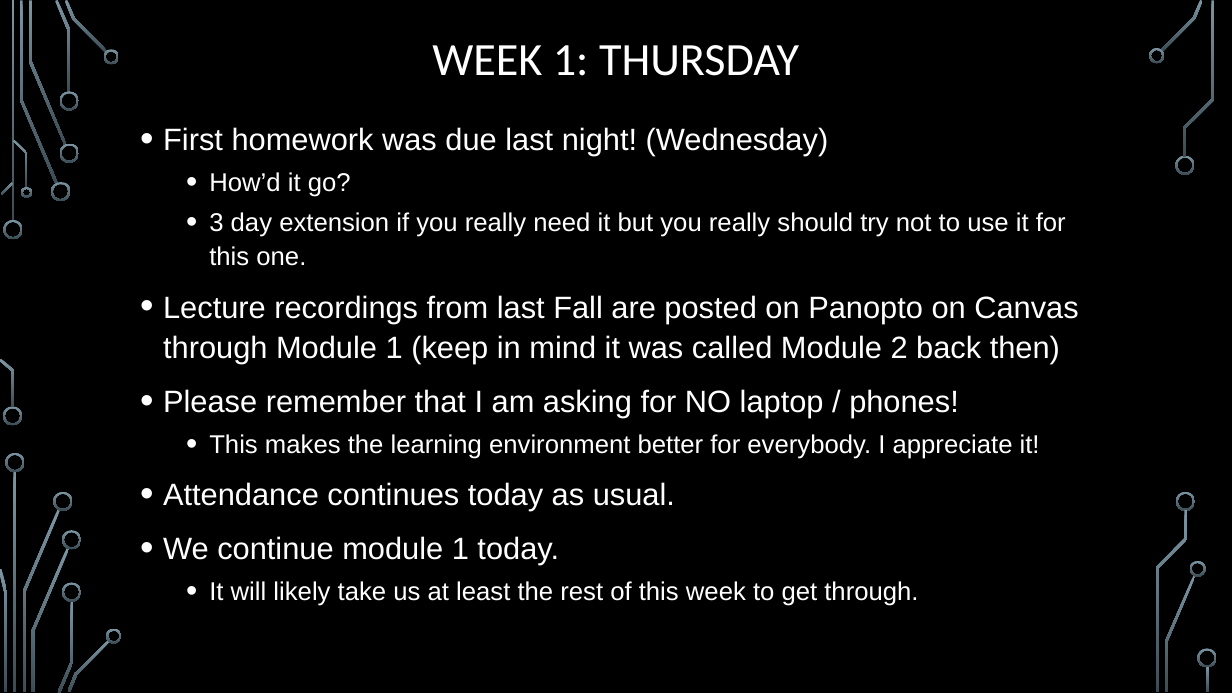
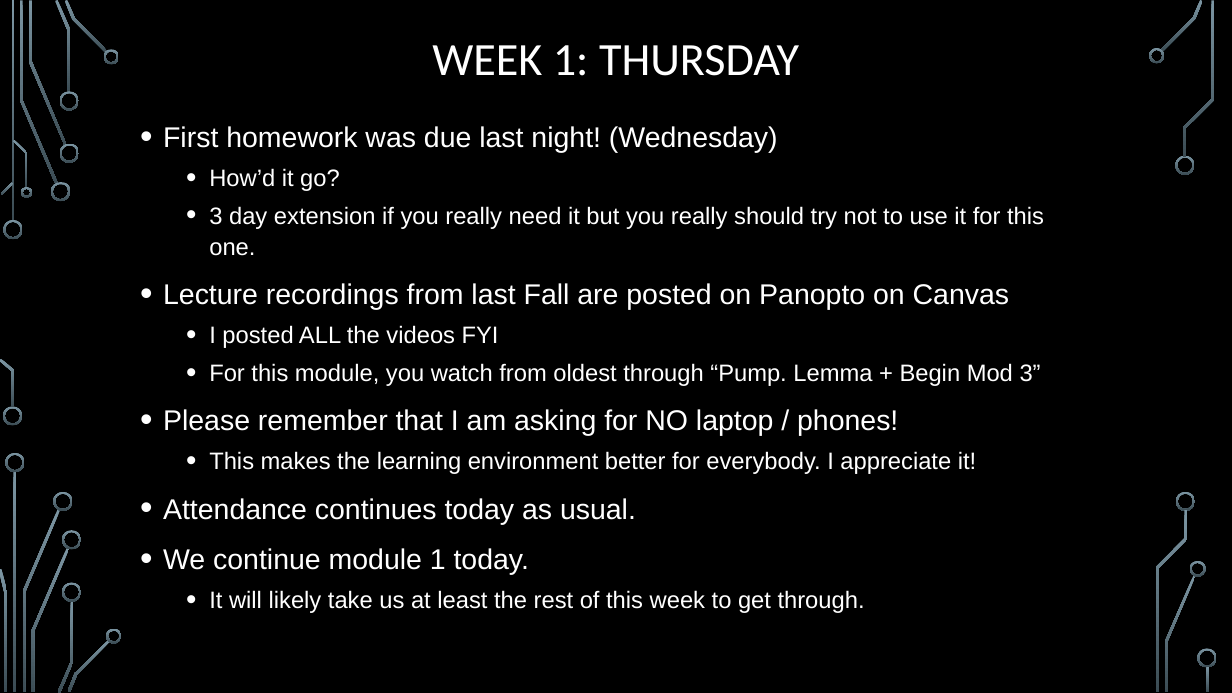
Before and after one commit to markfloryan/dmt2, a slide deck: slide 4 of slides/00-DailyAnnouncements.pptx. Drawn at 1232x693 pixels with LibreOffice and Linux fonts; fonts in the diff are those of the drawing; background and template pictures are left out. Boxes give left, top, right and bottom in pixels: in the first picture for what was removed or moved away, otherwise in the second. Text is boxed around its words. In the diff, an @@ line names an element or a change of style, - is before the commit and + after.

Commit message:
ann

```diff
--- a/slides/00-DailyAnnouncements.pptx
+++ b/slides/00-DailyAnnouncements.pptx
@@ text at <box>163,126,1044,613</box>: size 24 to 22.2 pt in "First homework was due last night! (Wednesday)", "Please remember that I am asking for ...", "Attendance continues today as usual.", "We continue module 1 today."; size 20 to 18.5 pt in "How’d it go?", "3 day extension if you really need ...", "This makes the learning environment better for ...", "It will likely take us at least ..." @@
@@ text at <box>163,283,1041,386</box>: text changed; size 24 to 18.5 pt @@
-• Lecture recordings from last Fall are posted on Panopto on Canvas through Module 1 (keep in mind it was called Module 2 back then)
+• Lecture recordings from last Fall are posted on Panopto on Canvas
+  • I posted ALL the videos FYI
+  • For this module, you watch from oldest through “Pump. Lemma + Begin Mod 3”
```
